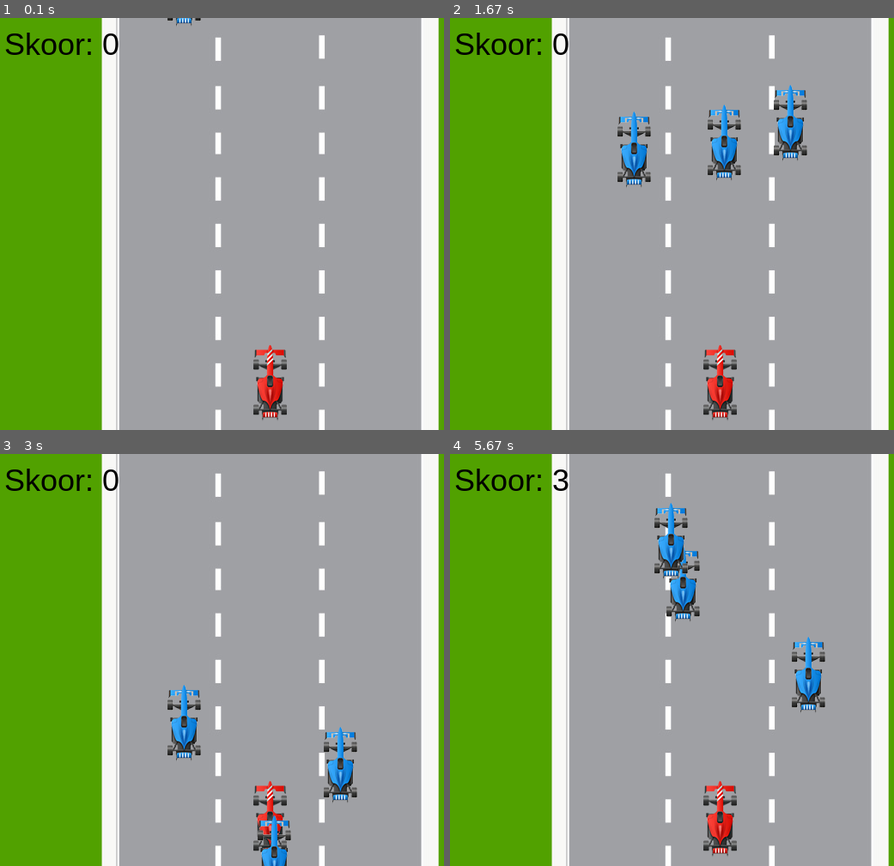
Above: before the commit, frames 1-4 (two rows, left to right).
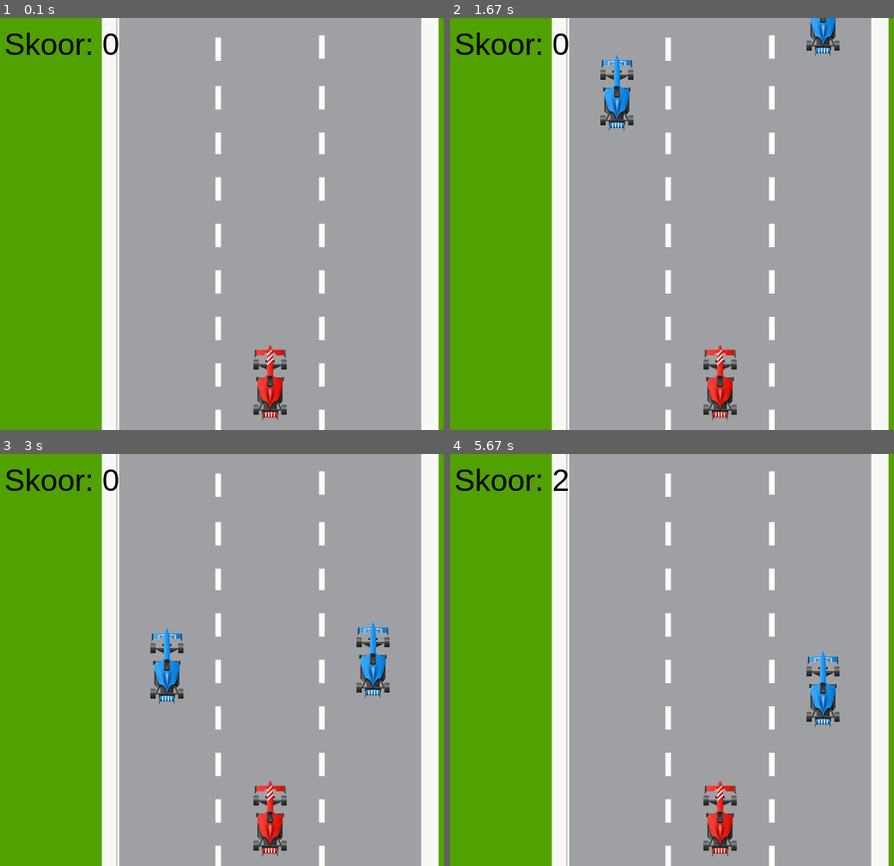
Above: after the commit, the same moments.

Repository: rainertamm/pygame-harjutused
Game: pygame game, started from Objektide animeerimine/Objektide animeerimine.py
The game is run twice, just before and just after one commit, with the same random seed, the same clock (stepped at 60 frames per second) and the same inputs.
Inputs:
- Up to frame 1 (0.1 s): no input
- Up to frame 2 (1.67 s): no input
- Up to frame 3 (3 s): no input
- Up to frame 4 (5.67 s): no input

The runs differ from the first frame. In frame 1, less than 0.1% of the frame differs, in the area x 37-46%, y 0-2%; in frame 2, 3.8%; in frame 3, 3.8%, in the area x 33-88%, y 40-100%; in frame 4, 3.0%.

Commit message:
Uuendatud versioon

Diff:
--- a/Objektide animeerimine/Objektide animeerimine.py
+++ b/Objektide animeerimine/Objektide animeerimine.py
@@ -4,91 +4,86 @@
 
 pygame.init()
 
-# --- 1. SEADED JA PILTIDE LAADIMINE ---
+# 1. SEADED JA PILTIDE LAADIMINE
 screenX = 640
 screenY = 480
 screen = pygame.display.set_mode([screenX, screenY])
 pygame.display.set_caption("Autode animatsioon ja skoor")
 clock = pygame.time.Clock()
 
-# Värv teksti jaoks
 MUST = [0, 0, 0]
 
-# Piltide laadimine
 taust = pygame.image.load("bg_rally.jpg")
 punane_auto = pygame.image.load("f1_red.png")
 sinine_auto = pygame.image.load("f1_blue.png")
 
-# --- 2. MUUTUJAD JA ALGSEADED ---
-# Punase auto asukoht (alla keskele)
+# 2. MUUTUJAD JA ALGSEADED
 punane_laius = punane_auto.get_rect().width
-punane_x = (screenX / 2) - (punane_laius / 2)  # Keskel
+sinine_laius = sinine_auto.get_rect().width
+
+tee_vasak_serv = 140
+tee_parem_serv = 500
+
+# Radade arvutamine
+tee_laius = tee_parem_serv - tee_vasak_serv
+raja_laius = tee_laius / 3
+
+rada1_x = tee_vasak_serv + (raja_laius / 2) - (sinine_laius / 2)  # Vasak
+rada2_x = tee_vasak_serv + raja_laius + (raja_laius / 2) - (sinine_laius / 2)  # Keskmine
+rada3_x = tee_vasak_serv + (raja_laius * 2) + (raja_laius / 2) - (sinine_laius / 2)  # Parem
+
+# Määrame punase auto täpselt keskmisele rajale!
+punane_x = rada2_x
 punane_y = 380
 
-# Skoori muutuja
+# Teeme nimekirja ainult vasakust ja paremast rajast siniste autode jaoks
+rajad_sinistele = [rada1_x, rada3_x]
+
 skoor = 0
-# Fondi seadistamine skoori jaoks
 font = pygame.font.SysFont("Arial", 36)
 
-# Siniste autode massiivi loomine (hoiame koordinaate ja kiirust)
-# Õppematerjali eeskujul: coords = [[x, y, kiirus], [x, y, kiirus], ...]
 sinised_autod = []
 
-# Loome alguses näiteks 3 sinist autot suvalistesse kohtadesse
-for i in range(3):
-    # Autod jäävad tee vahemikku (tee x on umbes 150 kuni 450 vahel, sõltub pildist)
-    x = random.randint(150, 450)
-    # Alustavad erinevatelt kõrgustelt (isegi ekraanist kõrgemal, et kohe kõik korraga ei tuleks)
-    y = random.randint(-400, -50)
-    # Suvaline kiirus
+#Loome 2 sinist autot (üks vasakule, teine paremale)
+for i in range(2):
+    x = rajad_sinistele[i]  # Esimene auto saab raja1_x, teine saab rada3_x
+    y = random.randint(-600, -100)
     kiirus = random.randint(2, 5)
-
-    # Lisame auto andmed listi
     sinised_autod.append([x, y, kiirus])
 
-# --- 3. PEATSÜKKEL ---
+#3. PEATSÜKKEL
 gameover = False
 while not gameover:
-    clock.tick(60)  # 60 kaadrit sekundis
+    clock.tick(60)
 
-    # Ristist sulgemise kontroll
     for event in pygame.event.get():
         if event.type == pygame.QUIT:
             sys.exit()
 
-    # --- 4. GRAAFIKA JOONISTAMINE JA LOOGIKA ---
-
-    # 4.1. Tausta joonistamine (see kustutab eelmise kaadri)
+    #4. GRAAFIKA JOONISTAMINE JA LOOGIKA
     screen.blit(taust, (0, 0))
-
-    # 4.2. Punase auto joonistamine
     screen.blit(punane_auto, (punane_x, punane_y))
 
-    # 4.3. Siniste autode animatsioon ja loogika
     for i in range(len(sinised_autod)):
-        # Joonistame sinise auto tema [x, y] koordinaatidele
         screen.blit(sinine_auto, (sinised_autod[i][0], sinised_autod[i][1]))
-
-        # Liigutame autot allapoole vastavalt tema kiirusele
-        # sinised_autod[i][1] on y-koordinaat, sinised_autod[i][2] on kiirus
         sinised_autod[i][1] += sinised_autod[i][2]
 
         # Kui sinine auto jõuab ekraani alla
         if sinised_autod[i][1] > screenY:
-            skoor += 1  # Lisame skoori!
+            skoor += 1
 
-            # Saadame auto uuesti üles ja muudame x-asukohta
-            sinised_autod[i][1] = random.randint(-200, -50)  # y-asukoht üleval
-            sinised_autod[i][0] = random.randint(150, 450)  # Uus x-asukoht teel
-            sinised_autod[i][2] = random.randint(2, 5)  # Uus suvaline kiirus
+            # Saadame auto uuesti üles
+            sinised_autod[i][1] = random.randint(-300, -50)
 
-    # 4.4. Skoori kuvamine
-    # Teisendame arvu tekstiks: str(skoor)
+            # Hoiame auto endiselt tema isiklikul rajal (ainult äärmised rajad)
+            sinised_autod[i][0] = rajad_sinistele[i]
+            sinised_autod[i][2] = random.randint(2, 5)
+
+    # Skoori kuvamine
     skoor_tekst = font.render("Skoor: " + str(skoor), True, MUST)
-    # Joonistame teksti ekraanile (üles vasakule nurka)
     screen.blit(skoor_tekst, (10, 10))
 
-    # --- 5. EKRAANI UUENDAMINE ---
+    # 5. EKRAANI UUENDAMINE
     pygame.display.flip()
 
 pygame.quit()
